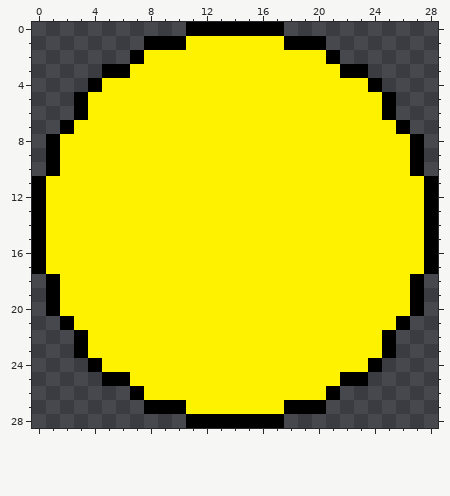
Edited in one commit: pixel-art sprite (Orbit/Content/starY.png). That is the earlier state.
The file is 29x29 pixels.
Once edited:
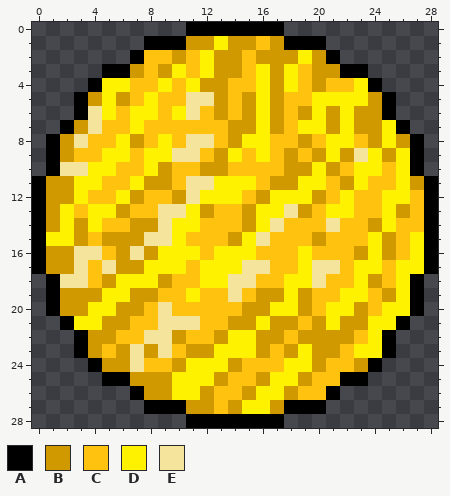
Palette (. is transparent): A #000000  B #d19900  C #ffc20e  D #fff200  E #f5e49c
Diff:
Changed rows in their new state; - is an unchanged pixel.
first column x 1:
 1 ----------BB-BBCB----------
 2 -------CCBC-BBCBBB-B-------
 3 ------BCB-C-BBC-B-CBB------
 4 ------CC-C-BBCC-B-CBCC-----
 5 ---B-BC-CCEEBCB-BCC----B---
 6 ---E-C--C-ECBCB-BCB-B-BB---
 7 --BECC-CCCCCCBB-BC--B-BB---
 8 -BECC-BC-CEECB--CCBC--CB-B-
 9 -BCC--C--EECB-C-CBCB-BE-B--
10 -EE--CC-BCCBBCCCCBB-BC--C--
11 BB--CC-BBCEE---CBB--CB-CC-B
12 BB-CC-BCCBE---CB---BC-CC--C
13 B-C--BCCEE-BCCB--EBC--CC-BC
14 B-B-CCBBE--CCCB-ECCCECCB-CC
15 --BCBBBEE-CCCB-ECCCBCCC-BC-
16 BBEECBEB---C---CCC-CCCB-BC-
17 BBECEBB---C---EECC-EEC--C--
18 -EECB---BCC--EECC--ECC-BC--
19 -BBB--BBCC-CCECBB-BCC--CB--
20 -BB--BBCECCCCCBB--BC--BC---
21 ----BBCCEEECCBB-BBCB-BB----
22 ---BBCCEEBCCB--BBCBBBBC----
23 ---BCBEBECBB---BCB-BBC-----
24 ----BBECCB---BCCC--BCCB----
25 ------BBB---BCCB--BCC------
26 -------BB--BCCB--BCC-------
27 ----------BBCB--B----------
Boxes around the changes in both pictures, in picture pixels (x1, y1, x2, y2):
changed: (46, 36, 424, 414)
